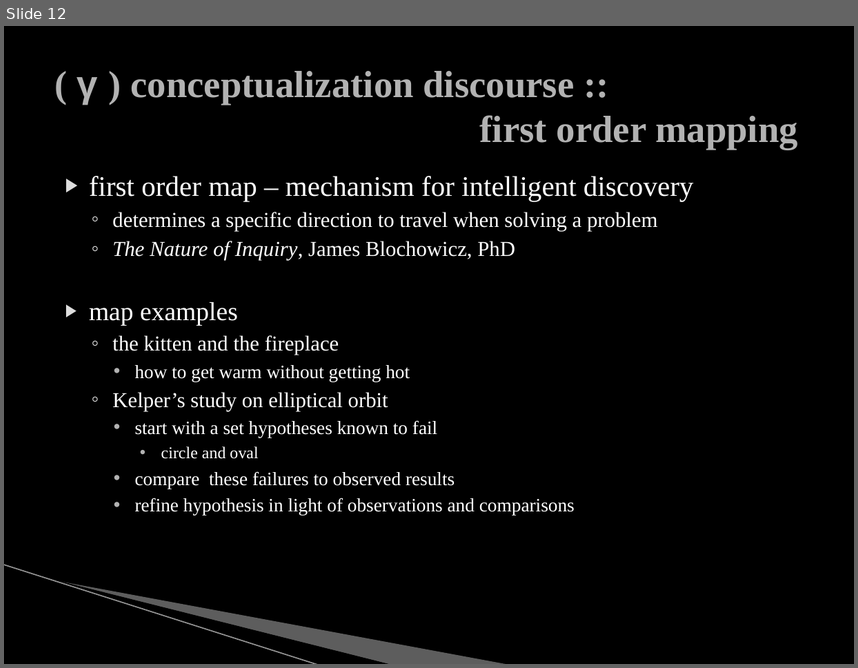
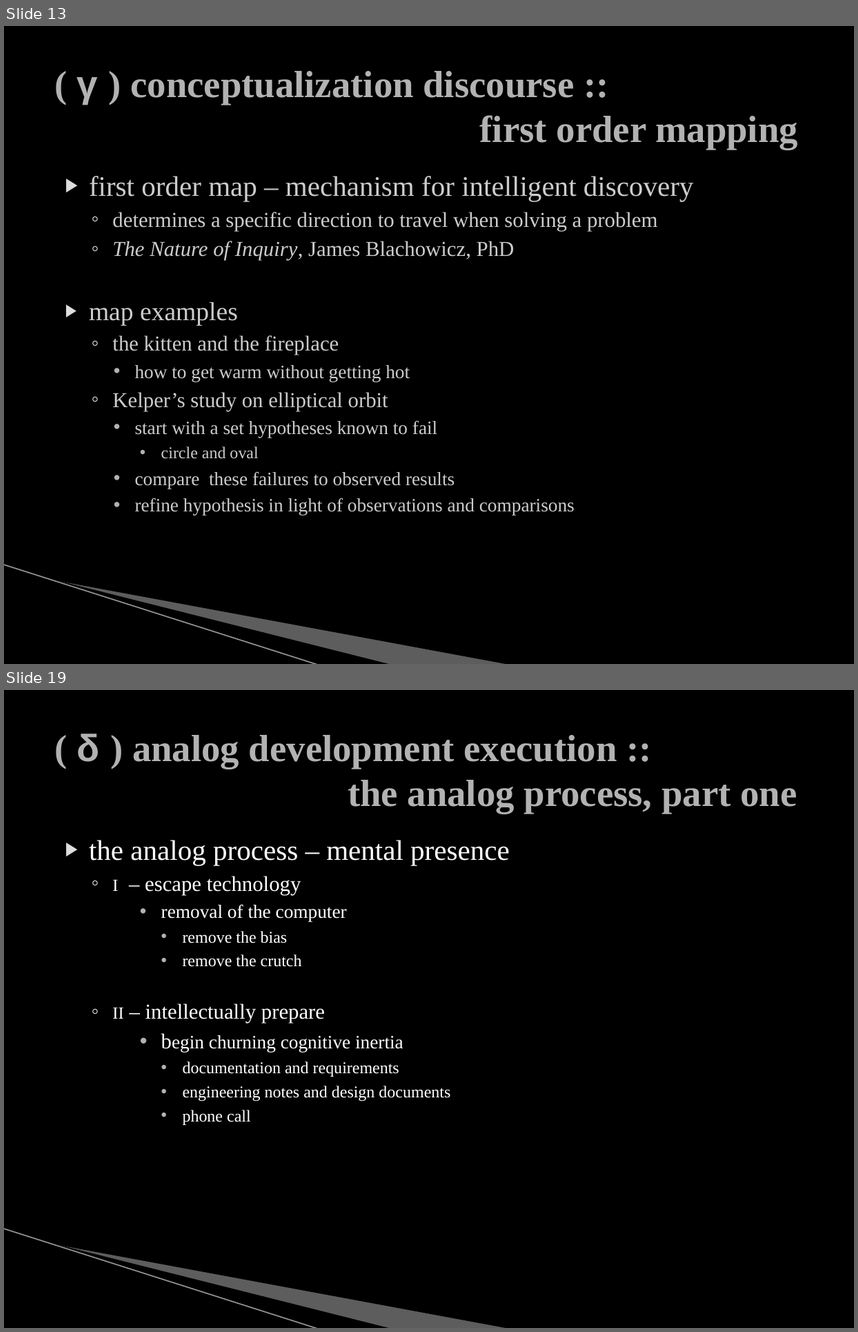
Before and after one commit to mjs0031/master_report, a slide deck: the_defense.pptx. Shown one above the other, each under a label of ours: slide 12 before the commit, slides 13 and 19 after it; the slides between them are not shown. The pictures are 858x668 and 858x1332 pixels, drawn with LibreOffice and Linux fonts; fonts in the diff are those of the drawing; background and template pictures are left out. Boxes give left, top, right and bottom in pixels: in the first picture for what was removed or moved away, otherwise in the second. Text is boxed around its words. In the diff, an @@ line names an element or a change of style, - is before the commit and + after.

```diff
--- a/the_defense.pptx
+++ b/the_defense.pptx
@@ slide 19 added at box(4, 690, 854, 1328), background #000000; not listed: 3 template elements that a slide beside it also shows @@
@@ title added at box(77, 733, 797, 814), 32 pt, text #B2B2B2, bold @@
+( δ ) analog development execution ::
+the analog process, part one
@@ text added at box(89, 840, 510, 1125), 14 pt, text #FFFFFF @@
+▶ the analog process – mental presence
+  ◦ i – escape technology
+      • removal of the computer
+        • remove the bias
+        • remove the crutch
+  ◦ ii – intellectually prepare
+      • begin churning cognitive inertia
+        • documentation and requirements
+        • engineering notes and design documents
+        • phone call
@@ what was slide 12 is now slide 13 @@
@@ slide 13 changed as well @@
@@ text at box(89, 176, 694, 515): text colour #FFFFFF to #CCCCCC in "first order map – mechanism for intelligent ...", "determines a specific direction to travel when ...", "map examples", "the kitten and the fireplace" and 6 more places @@
@@ text at box(112, 241, 515, 260): text changed; text colour #FFFFFF to #CCCCCC @@
-  ◦ The Nature of Inquiry, James Blochowicz, PhD
+  ◦ The Nature of Inquiry, James Blachowicz, PhD
```
Also in this commit, not shown: 4 other slides changed, 18 other slides added, 32 slides removed, 3 other files.
